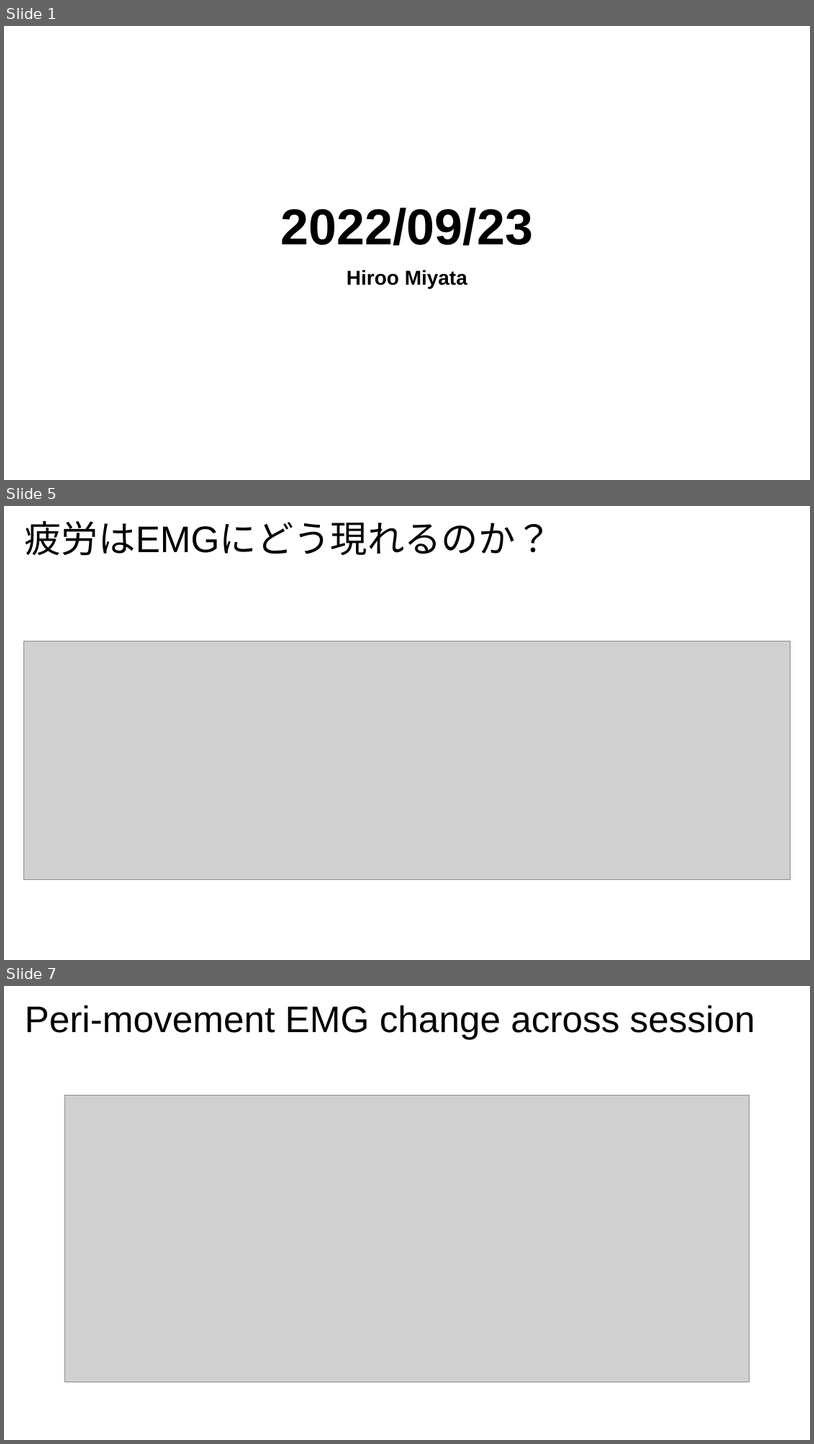
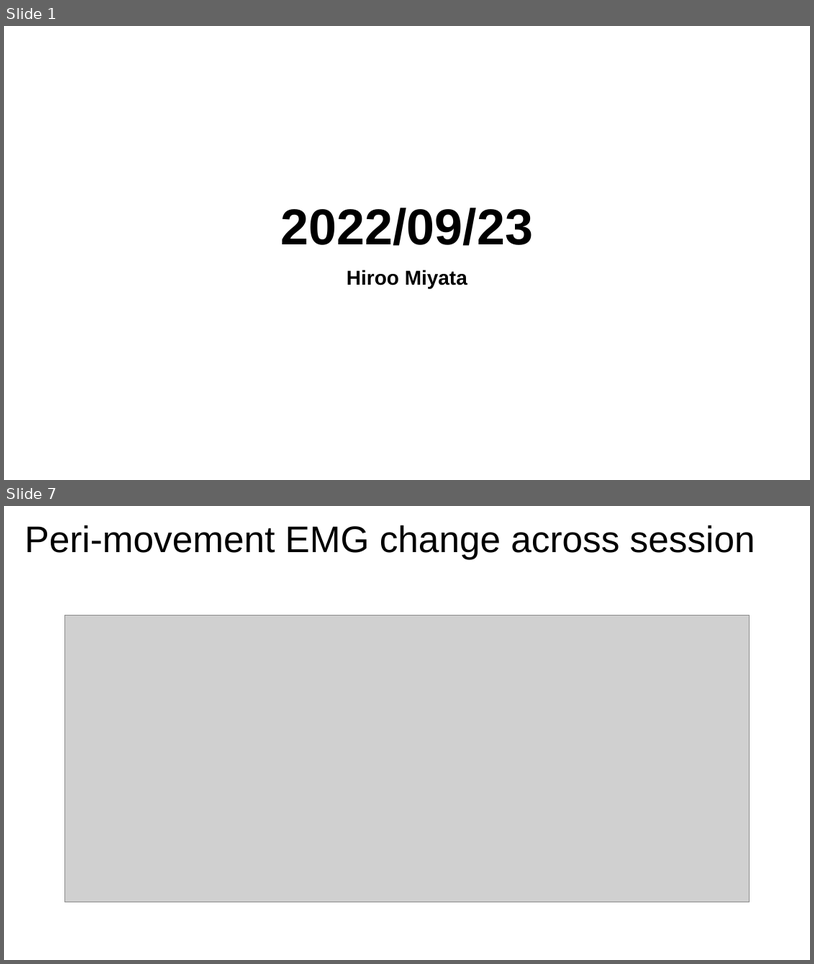
Before and after one commit to Hiroo-Miyata/chase-lab, a slide deck: report/20220923.pptx. Shown one above the other, each under a label of ours: slides 1, 5 and 7 before the commit, slides 1 and 7 after it; the slides between them are not shown. The pictures are 814x1444 and 814x964 pixels, drawn with LibreOffice and Linux fonts; fonts in the diff are those of the drawing; grey boxes stand for pictures. Boxes give left, top, right and bottom in pixels: in the first picture for what was removed or moved away, otherwise in the second. Text is boxed around its words. In the diff, an @@ line names an element or a change of style, - is before the commit and + after.

```diff
--- a/report/20220923.pptx
+++ b/report/20220923.pptx
@@ slide 5 removed at (4, 506, 810, 960), background #FFFFFF @@
@@ title removed at (25, 521, 553, 556) @@
-疲労はEMGにどう現れるのか？
@@ picture removed at (24, 641, 790, 880) @@
```
Also in this commit, not shown: 1 slide changed, 5 slides added, 3 other slides removed, 2 other files.
